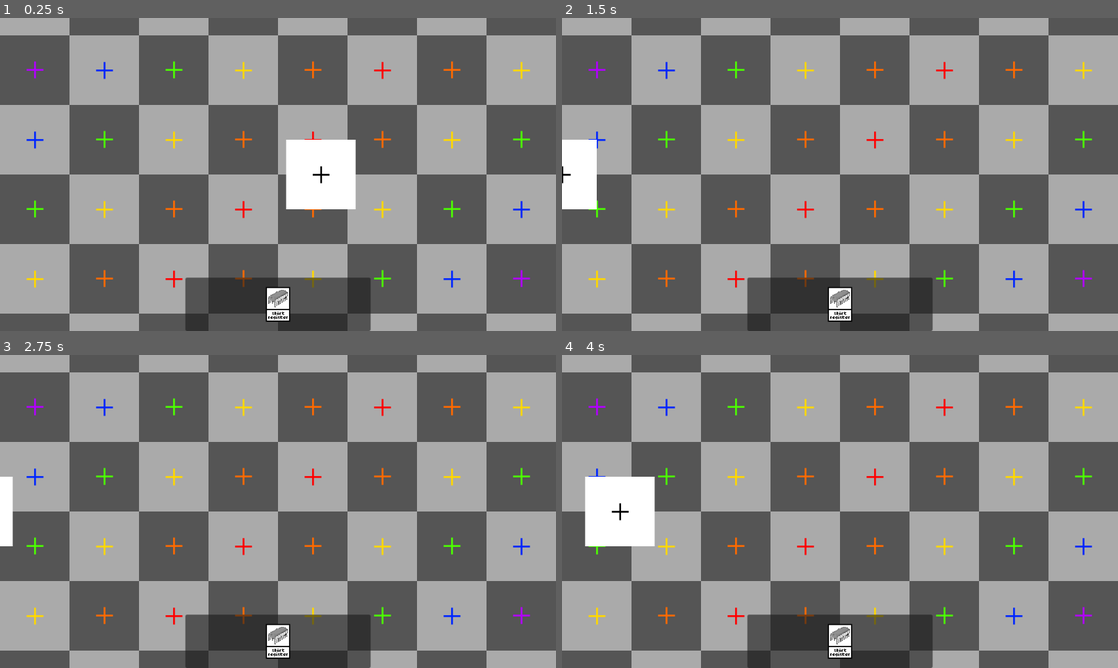
Above: before the commit, frames 1-4 (two rows, left to right).
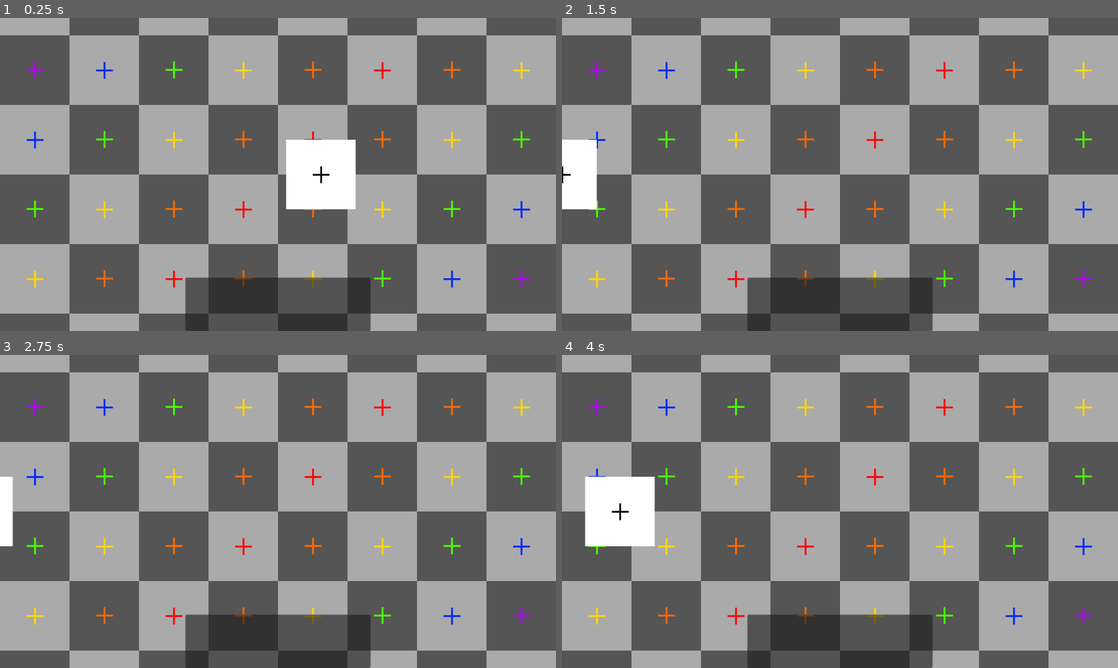
Above: after the commit, the same moments.

Repository: NobleMetalLabs/the-genesis-gambit
Game: Godot game, scene res://scn/tests/test.tscn
Same seed, same stepped clock (60 frames per second), same inputs: the game is played once before the commit and once after it.
Inputs (mouse positions are in pixels of both pictures, inside the frame that each line leads up to):
- Up to frame 1 (0.25 s): no input
- Up to frame 2 (1.5 s): tap Enter at 0.5 s; move the mouse to (962, 158) at 0.52 s; hold Shift 0.53-1.25 s; click (962, 158) at 0.67 s; drag from (728, 190) to (812, 237) at 1.27 s
- Up to frame 3 (2.75 s): tap Space at 2 s; move the mouse to (333, 442) at 2.02 s; tap Ctrl at 2.1 s; click (333, 442) at 2.17 s
- Up to frame 4 (4 s): drag from (812, 574) to (673, 464) at 2.77 s; move the mouse to (1006, 558) at 3.52 s; tap Alt at 3.6 s; click (1006, 558) at 3.67 s

The runs differ from the first frame. In frame 1, 0.5% of the frame differs, in the area x 47-53%, y 85-98%; in frame 2, 0.5%; in frame 3, 0.5%; in frame 4, 0.5%.
Error before the commit: Trying to assign value of type 'HBoxContainer' to a variable of type 'HandUI.gd'. (res://src/ui/CardInstanceInHand.gd:5)

Commit message:
More refactor

Diff:
--- a/scn/ui/HandUI.tscn
+++ b/scn/ui/HandUI.tscn
@@ -1,8 +1,6 @@
-[gd_scene load_steps=4 format=3 uid="uid://dp0ichqwouy35"]
+[gd_scene load_steps=2 format=3 uid="uid://dp0ichqwouy35"]
 
 [ext_resource type="Script" path="res://src/ui/HandUI.gd" id="1_l6ysm"]
-[ext_resource type="Script" path="res://src/test.gd" id="2_7qmu2"]
-[ext_resource type="Resource" uid="uid://dfpmseflf6h0b" path="res://ast/cards/ShiftRegister.tres" id="3_10l3o"]
 
 [node name="HAND-UI" type="Control"]
 layout_mode = 3
@@ -23,7 +21,3 @@
 grow_vertical = 2
 theme_override_constants/separation = 50
 alignment = 1
-
-[node name="Node" type="Node" parent="."]
-script = ExtResource("2_7qmu2")
-meta = ExtResource("3_10l3o")
--- a/scn/ui/TempCard.tscn
+++ b/scn/ui/TempCard.tscn
@@ -1,11 +1,23 @@
-[gd_scene load_steps=3 format=3 uid="uid://es3xnd1snslt"]
+[gd_scene load_steps=2 format=3 uid="uid://es3xnd1snslt"]
 
 [ext_resource type="Script" path="res://src/ui/TempCard.gd" id="1_gehdp"]
-[ext_resource type="Texture2D" uid="uid://cxn7v35vbhtvc" path="res://ast/image/game/cards/bgs/test-card.png" id="2_r6frc"]
 
-[node name="TempCard" type="Node2D"]
+[node name="TempCard" type="Control"]
+layout_mode = 3
+anchors_preset = 0
 script = ExtResource("1_gehdp")
 
-[node name="Sprite2D" type="Sprite2D" parent="."]
-modulate = Color(1, 1, 1, 0.498039)
-texture = ExtResource("2_r6frc")
+[node name="TextureRect" type="TextureRect" parent="."]
+self_modulate = Color(1, 1, 1, 0.498039)
+layout_mode = 1
+anchors_preset = 8
+anchor_left = 0.5
+anchor_top = 0.5
+anchor_right = 0.5
+anchor_bottom = 0.5
+offset_left = -20.0
+offset_top = -20.0
+offset_right = 20.0
+offset_bottom = 20.0
+grow_horizontal = 2
+grow_vertical = 2
--- a/src/autoloads/ObjectDB.gd
+++ b/src/autoloads/ObjectDB.gd
@@ -10,14 +10,14 @@
 
 class _CardInstanceInHand:
 	const scene : PackedScene = preload("res://scn/ui/CardInstanceInHand.tscn")
-	static func create(metadata : CardMetadata) -> CardInstanceInHand:
+	static func create(hand_ui : HandUI, metadata : CardMetadata) -> CardInstanceInHand:
 		var new_obj : CardInstanceInHand = scene.instantiate()
-		new_obj._setup(metadata)
+		new_obj._setup(hand_ui, metadata)
 		return new_obj
 
 class _TempCard: #Rename? CardInstanceGhost?
 	const scene : PackedScene = preload("res://scn/ui/TempCard.tscn")
-	static func create(client_ui : ClientUI, metadata : CardMetadata) -> TempCard:
+	static func create(card_instance_in_hand_mirror : CardInstanceInHand, metadata : CardMetadata) -> TempCard:
 		var new_obj : TempCard = scene.instantiate()
-		new_obj._setup(client_ui, metadata)
+		new_obj._setup(card_instance_in_hand_mirror, metadata)
 		return new_obj
--- a/src/ui/CardInstanceInHand.gd
+++ b/src/ui/CardInstanceInHand.gd
@@ -2,12 +2,13 @@
 extends CardInstance
 
 @onready var texture_rect : TextureRect = $TextureRect
-@onready var hand_ui : HandUI = self.get_parent()
+var hand_ui : HandUI
 
 func _ready() -> void:
 	texture_rect.texture = metadata.image
 
-func _setup(_metadata : CardMetadata) -> void:
+func _setup(_hand_ui : HandUI, _metadata : CardMetadata) -> void:
+	hand_ui = _hand_ui
 	metadata = _metadata
 
 func _input(event : InputEvent) -> void:
@@ -15,11 +16,11 @@
 	if not event.button_index == MOUSE_BUTTON_LEFT: return
 	if not event.pressed: return
 
-	var new_temp_card : TempCard = hand_ui.client_ui.request_temp_card(metadata)
-	self.visible = false
-
+	var new_temp_card : TempCard = hand_ui.client_ui.request_temp_card(self)
 	new_temp_card.was_placed.connect(
-		func() -> void:
+		func(_position : Vector2) -> void:
+			var gamefield : Gamefield = hand_ui.client_ui.gamefield
+			gamefield.place_card(gamefield.get_own_player(), new_temp_card.metadata, _position)
 			hand_ui._remove_card_from_hand(self)
 	)
 	new_temp_card.was_canceled.connect(
--- a/src/ui/ClientUI.gd
+++ b/src/ui/ClientUI.gd
@@ -34,7 +34,7 @@
 		target_sprite.show()
 		target_sprite.position = target.position
 
-func request_temp_card(metadata : CardMetadata) -> TempCard:
-	var new_temp_card : TempCard = ObjectDB._TempCard.create(self, metadata)
+func request_temp_card(hand_instance : CardInstanceInHand) -> TempCard:
+	var new_temp_card : TempCard = ObjectDB._TempCard.create(hand_instance, hand_instance.metadata)
 	self.add_child(new_temp_card, true)
 	return new_temp_card
--- a/src/ui/HandUI.gd
+++ b/src/ui/HandUI.gd
@@ -24,7 +24,7 @@
 var hovered_hand_card : CardInstanceInHand = null
 
 func _add_card_to_hand(metadata : CardMetadata) -> void:
-	var new_hand_card : CardInstanceInHand = ObjectDB._CardInstanceInHand.create(metadata)
+	var new_hand_card : CardInstanceInHand = ObjectDB._CardInstanceInHand.create(self, metadata)
 	card_stack_container.add_child(new_hand_card, true)
 	new_hand_card.mouse_entered.connect(
 		func() -> void:
--- a/src/ui/TempCard.gd
+++ b/src/ui/TempCard.gd
@@ -1,31 +1,41 @@
 class_name TempCard
-extends Node2D
+extends CardInstance
 
-var metadata : CardMetadata
-var ui : ClientUI
-
-signal was_placed()
+signal was_placed(global_position : Vector2)
 signal was_canceled()
 
-@onready var sprite : Sprite2D = $Sprite2D
-
-func _setup(_ui : ClientUI, _metadata : CardMetadata) -> void:
-	ui = _ui
-	metadata = _metadata
+@onready var texture_rect : TextureRect = $TextureRect
+var card_instance_in_hand_mirror : CardInstanceInHand = null
 
 func _ready() -> void:
-	sprite.texture = metadata.image
+	texture_rect.texture = metadata.image
+
+func _setup(_hand_mirror : CardInstanceInHand, _metadata : CardMetadata) -> void:
+	card_instance_in_hand_mirror = _hand_mirror
+	metadata = _metadata
 
 func _input(event : InputEvent) -> void:
 	if not event is InputEventMouseButton: return
 	if event.button_index == MOUSE_BUTTON_LEFT and !event.pressed:
-		if visible: ui.gamefield.place_card(ui.gamefield.get_own_player(), metadata, global_position)
-		self.was_placed.emit()
-		self.queue_free()
+		if visible: _place()
+		else: _cancel()
 	if event.button_index == MOUSE_BUTTON_RIGHT and event.pressed:
-		self.was_canceled.emit()
-		self.queue_free()
+		_cancel()
+
+func _cancel() -> void:
+	self.was_canceled.emit()
+	self.queue_free()
+
+func _place() -> void:
+	self.was_placed.emit(self.global_position)
+	self.queue_free()
+
+func _is_in_hand_region() -> bool:
+	var value : bool = card_instance_in_hand_mirror.hand_ui.get_global_rect().intersects(self.get_global_rect())
+	return value
 
 func _process(_delta : float) -> void:
 	position = get_global_mouse_position()
-	visible = (position.y <= 465) #TODO: boy what the hell boy
+	var is_vis : bool = _is_in_hand_region()
+	visible = not is_vis
+	card_instance_in_hand_mirror.visible = is_vis
